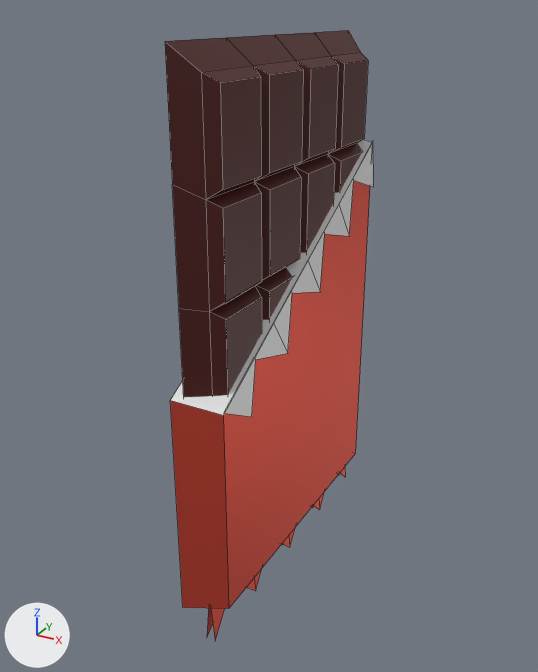
The Blender file Assets/Objects/choco.blend: old version first, new version second.
Both versions are drawn from a 50 mm lens placed at (2.65, -5.0, 5.18), pointed at (-0.26, 0.3, 2.53). Arrows for +X, +Y and +Z are at lower left; the lights stay in place. Mesh edges are drawn as thin lines.

Before the edit, the objects in view are built like this:
```python
mat_material_003 = principled_material('Material.003')
mat_material_003.base_color = (0.0773, 0.0129, 0.0106)  # dark red #4f1e1a
mat_material_003.roughness = 0.449
mat_material_003.specular_ior_level = 0.346
me_cube_001 = bpy.data.meshes.new('Cube.001')
me_cube_001.from_pydata(...)  # 202 vertices, 168 faces; spans x -1.26..0.28, y -1.07..1.88, z -1.4..3.39
# faces by material slot: [138, 21, 9]
me_cube_001.materials.append(mat_material_003)  # dark red #4f1e1a
me_cube_001.materials.append(mat_material_001)  # red #e75442
me_cube_001.materials.append(mat_material_002)  # white #e7e7e7
ob_chocolate = bpy.data.objects.new('chocolate', me_cube_001)
ob_chocolate.location = (0.0, 0.0, 1.61)
ob_chocolate.scale = (0.277, 1.0, 1.0)
```
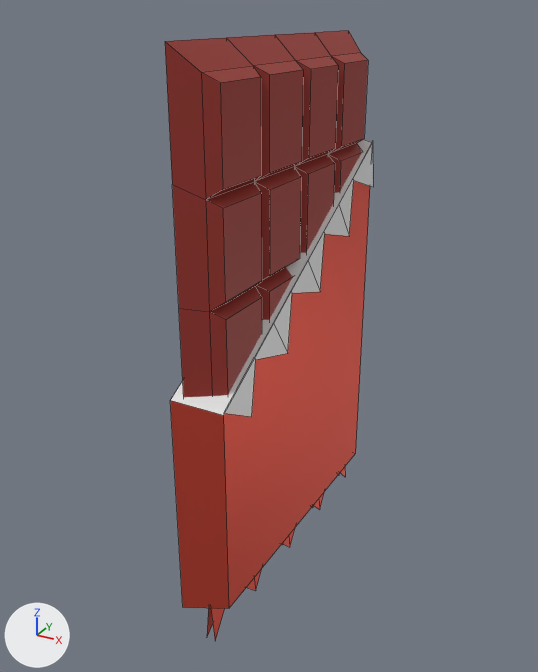
Location of each change, [x1, y1, x2, y2] in pixels of the pictures (538 x 672 px):
'chocolate', recoloured
    both: [165, 30, 368, 400]

Patch to the scene script:
```diff
--- a/Assets/Objects/choco.blend.py
+++ b/Assets/Objects/choco.blend.py
@@ mat_material_003 @@
 mat_material_003 = principled_material('Material.003')
-mat_material_003.base_color = (0.0773, 0.0129, 0.0106)  # dark red #4f1e1a
+mat_material_003.base_color = (0.338, 0.0447, 0.0352)  # red #9d3c35
 mat_material_003.roughness = 0.449
```
